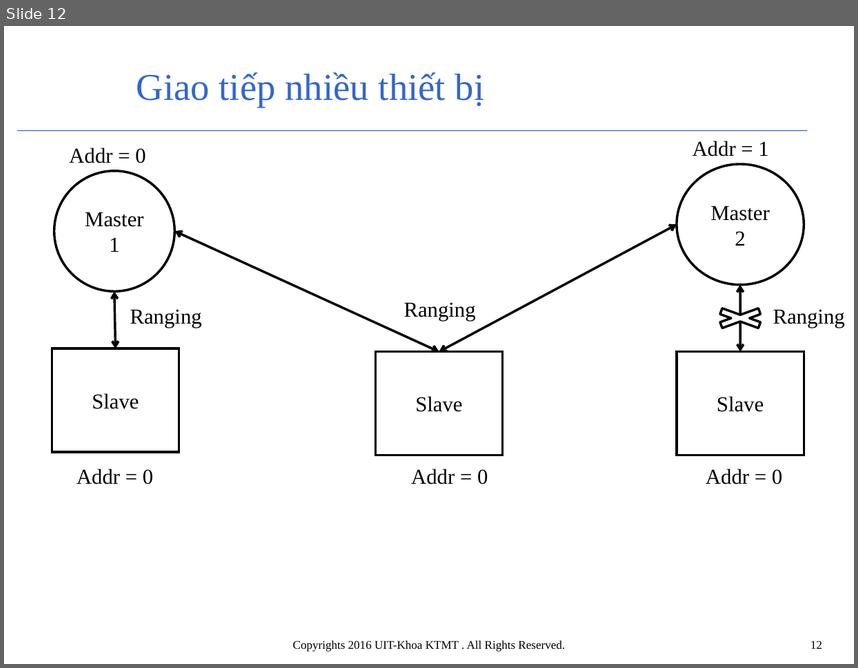
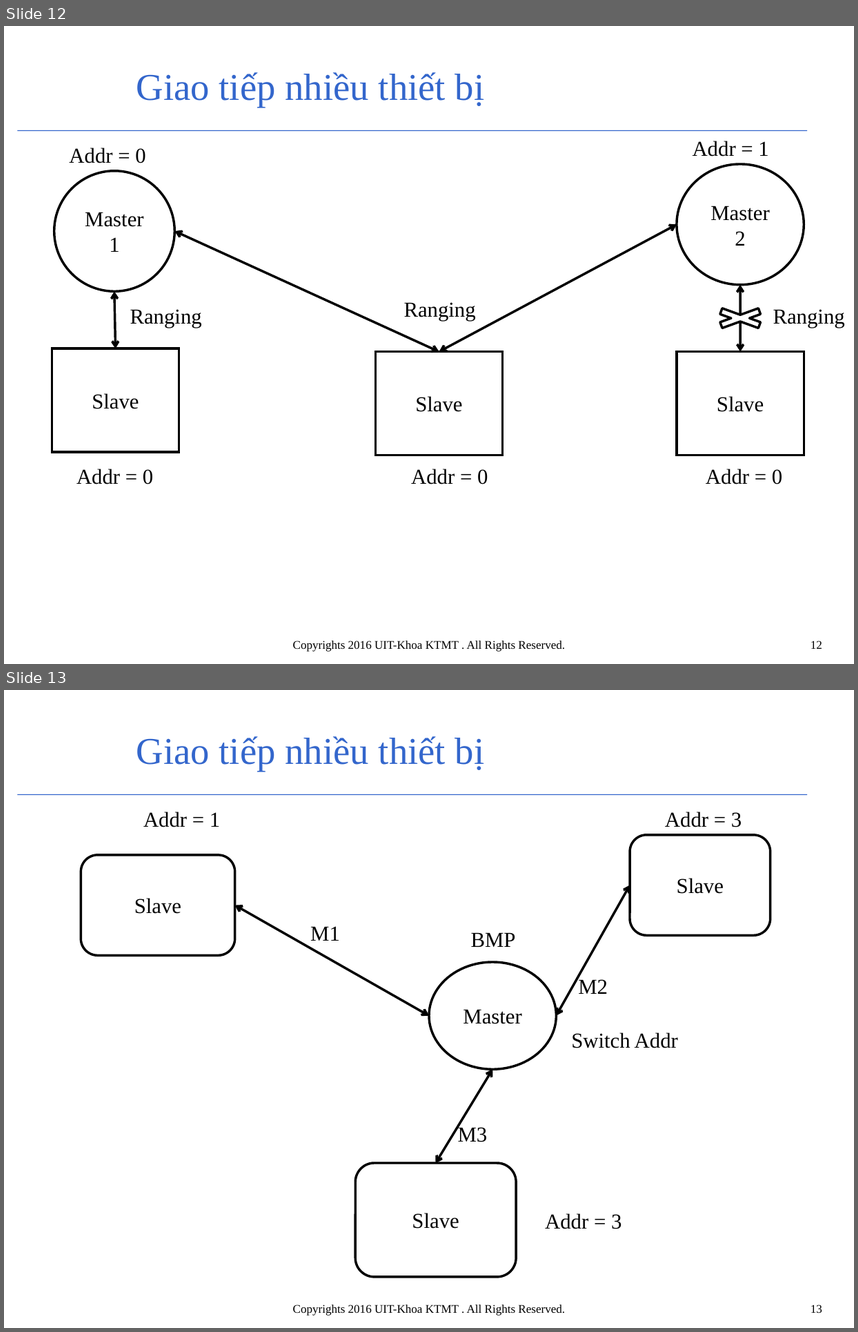
Before and after one commit to ducxd11041999/LoRa-2G4-Lib, a slide deck: tmp/Report/Weekly_Report.ppt. Shown one above the other, each under a label of ours: slide 12 before the commit, slides 12 and 13 after it. The pictures are 858x668 and 858x1332 pixels, drawn with LibreOffice and Linux fonts; fonts in the diff are those of the drawing; background and template pictures are left out. Boxes give left, top, right and bottom in pixels: in the first picture for what was removed or moved away, otherwise in the second. Text is boxed around its words. In the diff, an @@ line names an element or a change of style, - is before the commit and + after.

Commit message:
Switch addr chanel 1 success

```diff
--- a/tmp/Report/Weekly_Report.ppt
+++ b/tmp/Report/Weekly_Report.ppt
@@ slide 13 added at box(4, 690, 854, 1328), background #FFFFFF; not listed: 2 template elements that a slide beside it also shows @@
@@ title added at box(136, 736, 485, 771), 32 pt, text #3366CC @@
+Giao tiếp nhiều thiết bị
@@ text added at box(143, 811, 220, 827), 18 pt, text #000000 @@
+Addr = 1
@@ text added at box(665, 811, 742, 827), 18 pt, text #000000 @@
+Addr = 3
@@ rounded rectangle added at box(630, 834, 770, 935), fill #FFFFFF, outline #000000 2.01 pt, 18 pt, text #000000 @@
+Slave
@@ rounded rectangle added at box(81, 855, 234, 955), fill #FFFFFF, outline #000000 2.01 pt, 18 pt, text #000000 @@
+Slave
@@ double arrow added from (557, 1016) to (630, 885), #000000 2.01 pt @@
@@ double arrow added from (429, 1016) to (235, 905), #000000 2.01 pt @@
@@ text added at box(310, 926, 340, 940), 18 pt, text #000000 @@
+M1
@@ text added at box(471, 932, 516, 947), 18 pt, text #000000 @@
+BMP
@@ ellipse added at box(429, 962, 557, 1069), fill #FFFFFF, outline #000000 2.01 pt, 18 pt, text #000000 @@
+Master
@@ text added at box(578, 977, 608, 994), 18 pt, text #000000 @@
+M2
@@ text added at box(571, 1032, 678, 1048), 18 pt, text #000000 @@
+Switch Addr
@@ double arrow added from (493, 1069) to (436, 1163), #000000 2.01 pt @@
@@ text added at box(458, 1125, 488, 1142), 18 pt, text #000000 @@
+M3
@@ rounded rectangle added at box(355, 1163, 516, 1276), fill #FFFFFF, outline #000000 2.01 pt, 18 pt, text #000000 @@
+Slave
@@ text added at box(545, 1213, 622, 1229), 18 pt, text #000000 @@
+Addr = 3
@@ text added at box(293, 1304, 565, 1315), 10 pt, text #000000 @@
+Copyrights 2016 UIT-Khoa KTMT . All Rights Reserved.
@@ page number added at box(811, 1304, 822, 1312), 10 pt, text #000000 @@
+13
```
Also in this commit, not shown: 21 other files.
